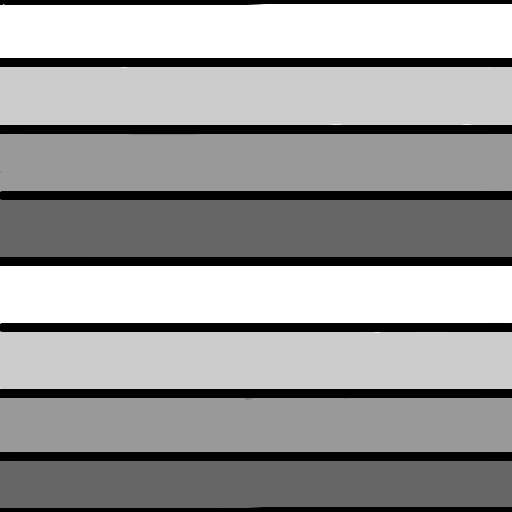
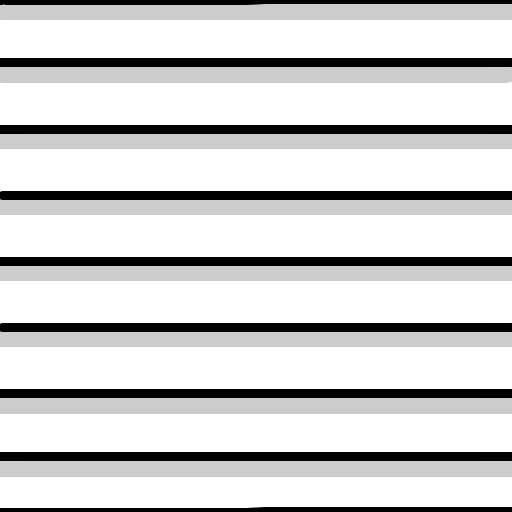
Layers edited between the first and the second 512x512 image:
painted on "line" over (0, 4, 512, 508)
painted on "grayscale" over (0, 4, 512, 508)
